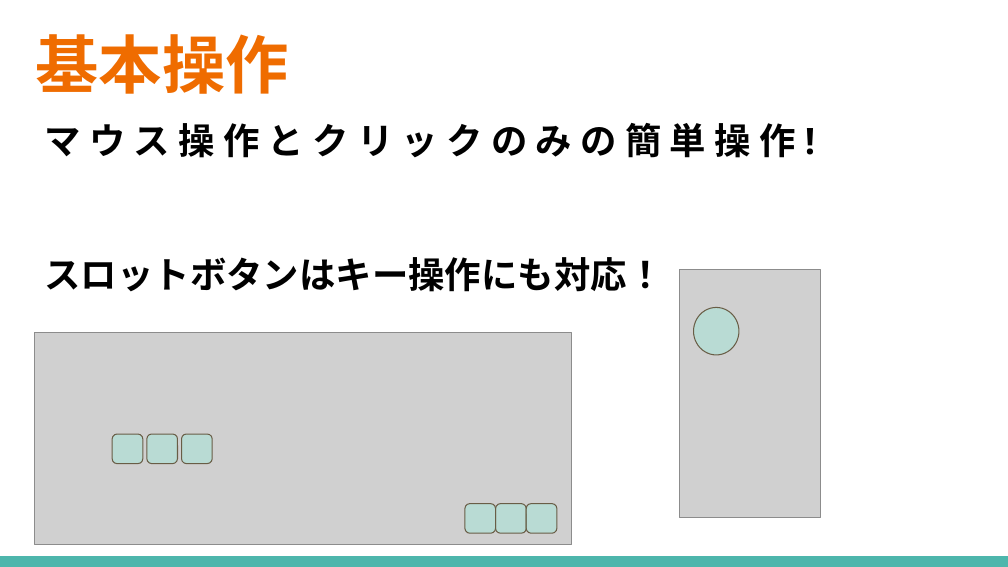
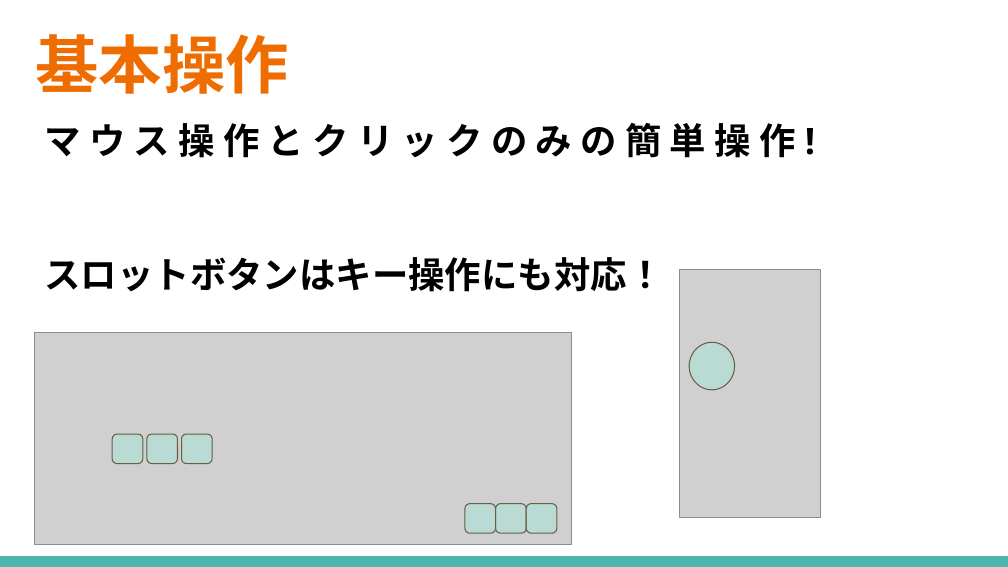
Before and after one commit to ocshasekoki/Treatiseresearch, a slide deck: slide 7 of 卒業研究企画書.pptx. Drawn at 1008x567 pixels with LibreOffice and Linux fonts; fonts in the diff are those of the drawing; grey boxes stand for pictures. Boxes give left, top, right and bottom in pixels: in the first picture for what was removed or moved away, otherwise in the second. Text is boxed around its words. In the diff, an @@ line names an element or a change of style, - is before the commit and + after.

```diff
--- a/卒業研究企画書.pptx
+++ b/卒業研究企画書.pptx
@@ ellipse: place and size @@
-ellipse at bbox=[694, 307, 739, 355]
+ellipse at bbox=[689, 343, 735, 390]
```
Also in this commit, not shown: 5 other slides changed, 2 slides added, 1 slide removed.
